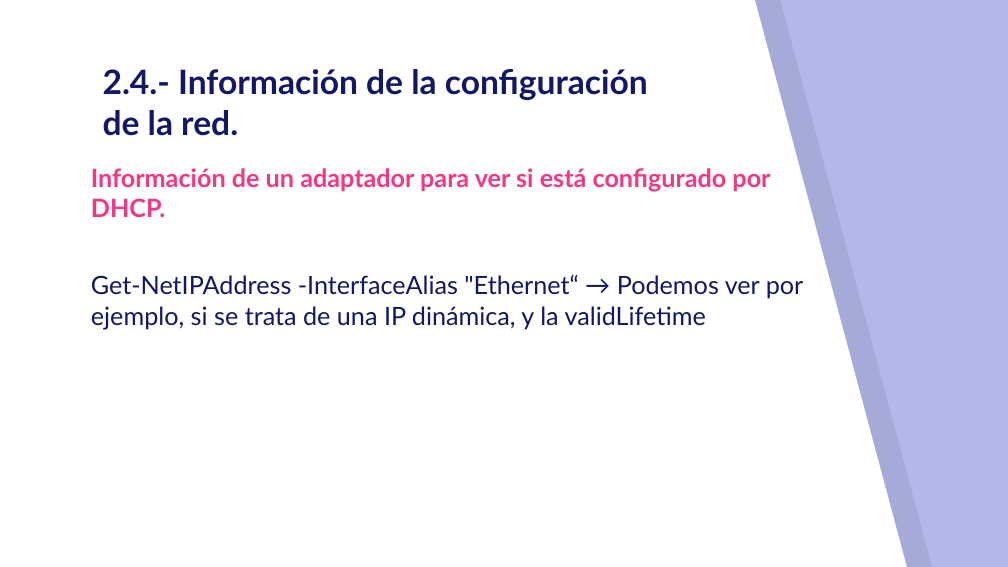
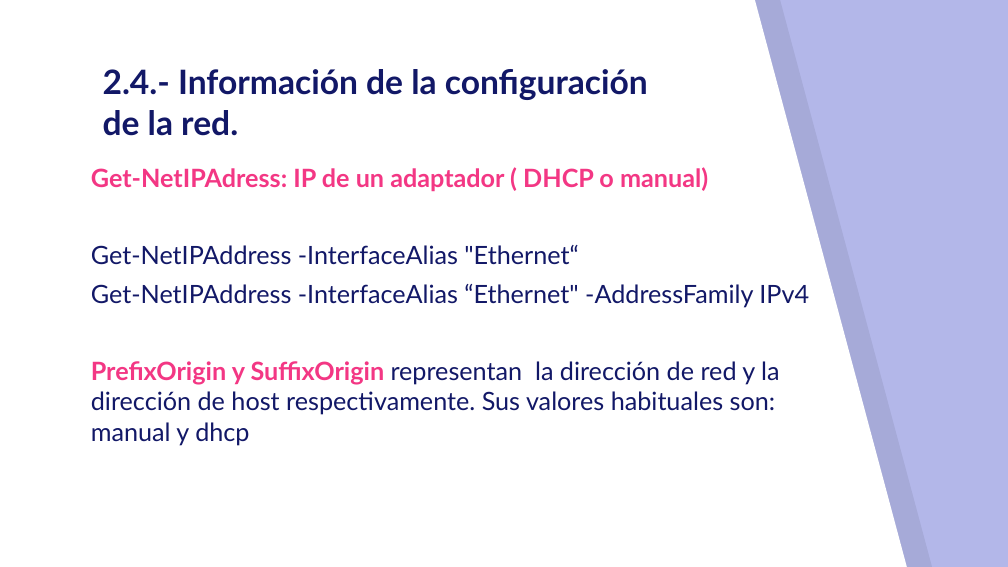
Before and after one commit to mftienda/PowerShellAdministradores, a slide deck: slide 11 of Sección 4.- Gestión de la red/4.-Gestion de la red.pptx. Drawn at 1008x567 pixels with LibreOffice and Linux fonts; fonts in the diff are those of the drawing. Boxes give left, top, right and bottom in pixels: in the first picture for what was removed or moved away, otherwise in the second. Text is boxed around its words. In the diff, an @@ line names an element or a change of style, - is before the commit and + after.

```diff
--- a/Sección 4.- Gestión de la red/4.-Gestion de la red.pptx
+++ b/Sección 4.- Gestión de la red/4.-Gestion de la red.pptx
@@ text at bbox=[91, 167, 809, 445]: text changed @@
-Información de un adaptador para ver si está configurado por DHCP.
-Get-NetIPAddress -InterfaceAlias "Ethernet“ → Podemos ver por ejemplo, si se trata de una IP dinámica, y la validLifetime
+Get-NetIPAdress: IP de un adaptador ( DHCP o manual)
+Get-NetIPAddress -InterfaceAlias "Ethernet“
+Get-NetIPAddress -InterfaceAlias “Ethernet" -AddressFamily IPv4
+PrefixOrigin y SuffixOrigin representan la dirección de red y la dirección de host respectivamente. Sus valores habituales son: manual y dhcp
```
Also in this commit, not shown: 1 other slide changed, 2 slides added.
